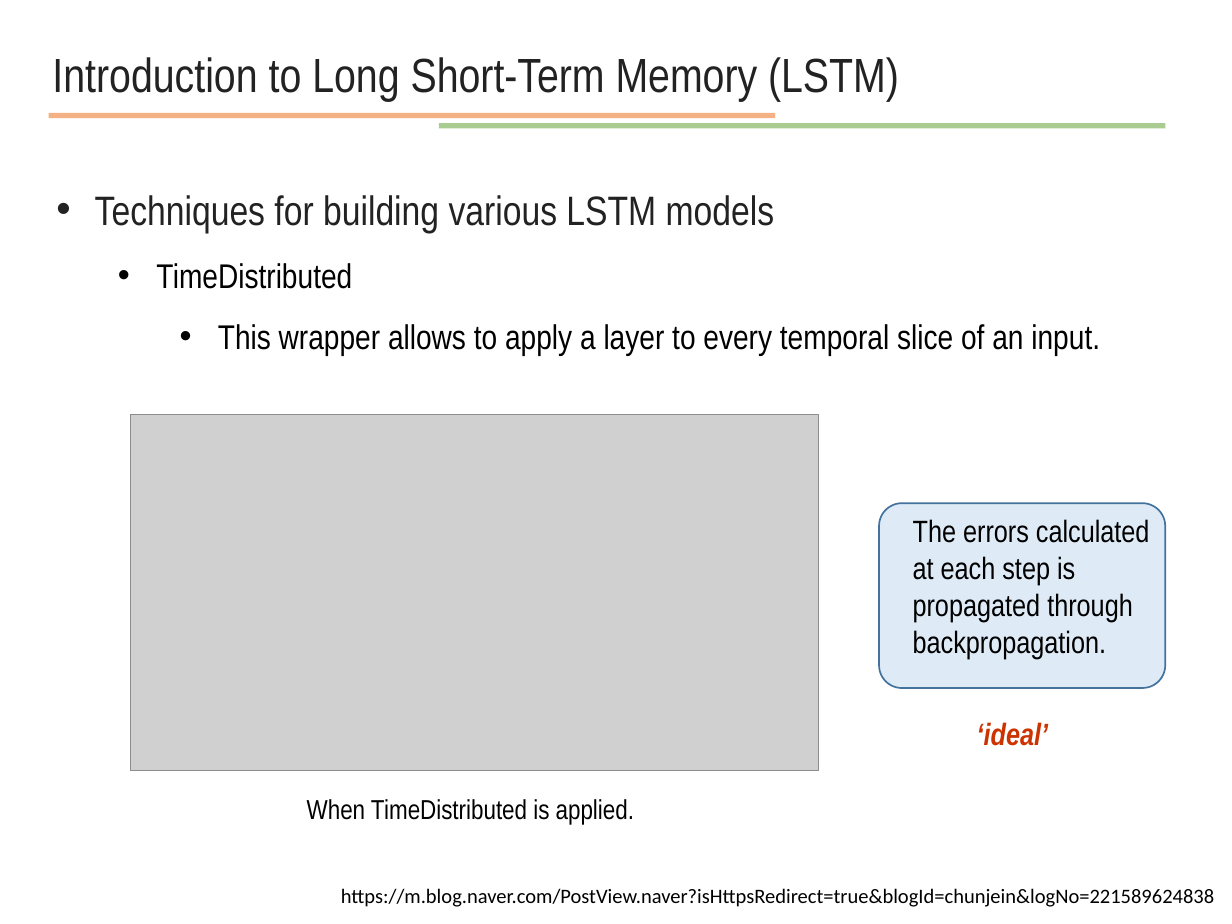
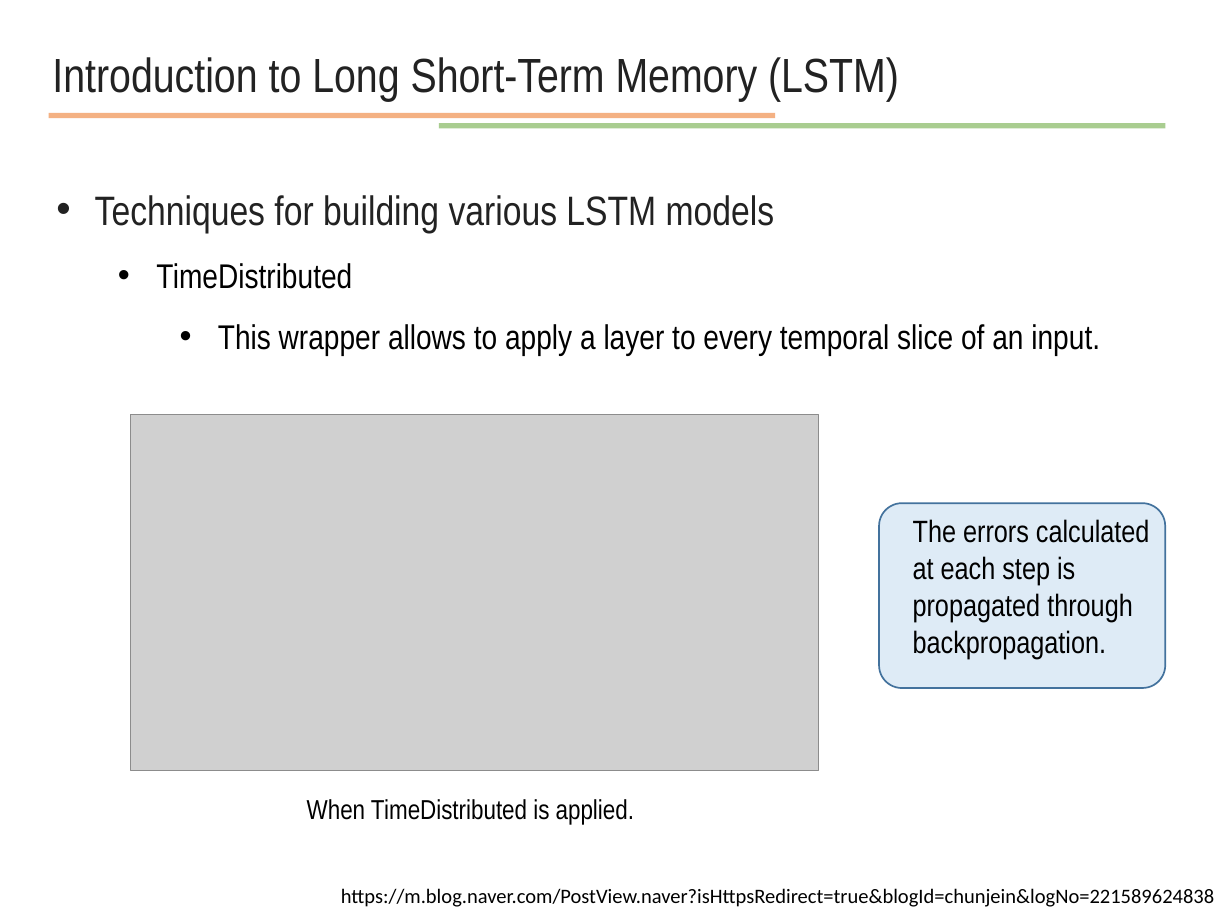
Before and after one commit to JunetaeKim/DeepLearningClass, a slide deck: slide 40 of Week13/week13 time series and sequential data.pptx. Drawn at 1232x924 pixels with LibreOffice and Linux fonts; fonts in the diff are those of the drawing; grey boxes stand for pictures. Boxes give left, top, right and bottom in pixels: in the first picture for what was removed or moved away, otherwise in the second. Text is boxed around its words. In the diff, an @@ line names an element or a change of style, - is before the commit and + after.

```diff
--- a/Week13/week13 time series and sequential data.pptx
+++ b/Week13/week13 time series and sequential data.pptx
@@ text removed at bbox=[977, 722, 1049, 746] @@
-‘ideal’
```
Also in this commit, not shown: 3 other slides changed.
